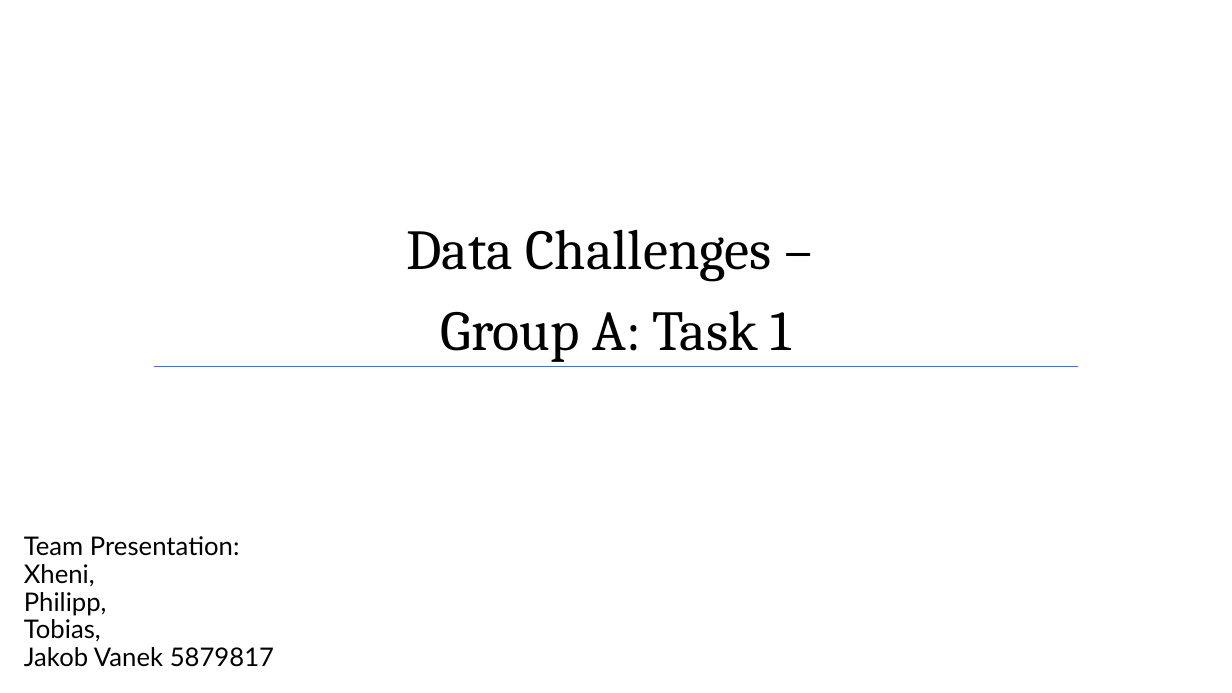
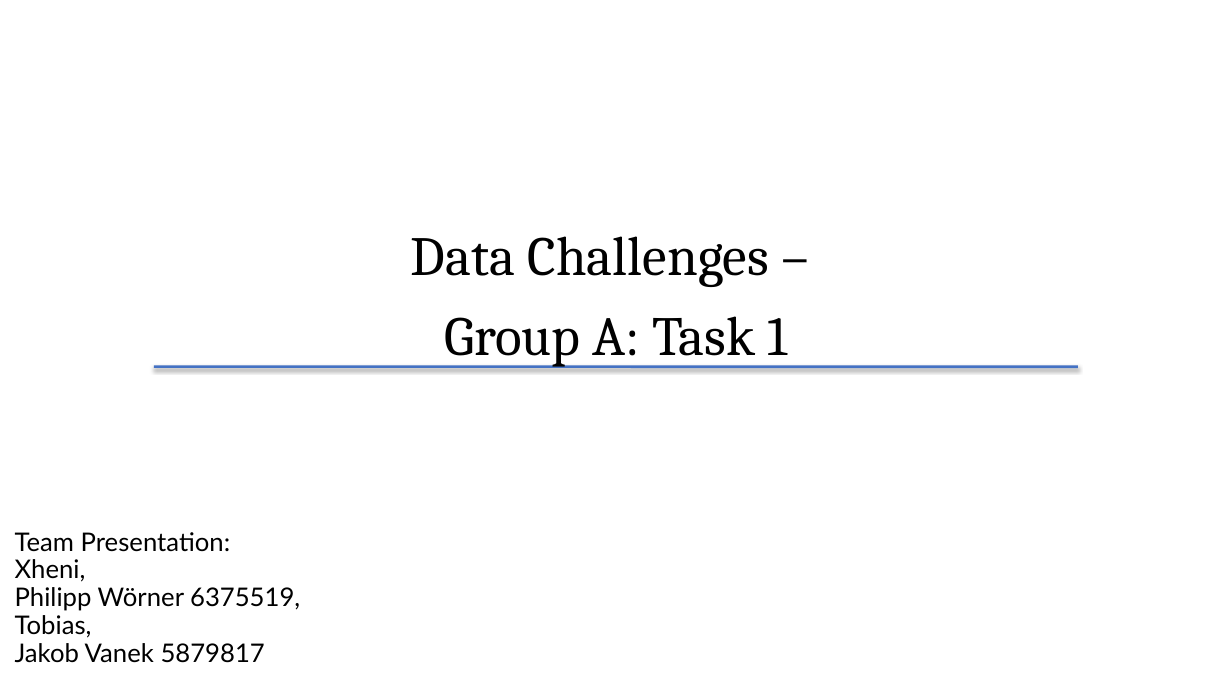
Before and after one commit to Data-Challenge-Team-8/data_challenge_team_8, a slide deck: slide 1 of presentation_task1/presentation_1_data_challenges_v01.pptx. Drawn at 1232x693 pixels with LibreOffice and Linux fonts; fonts in the diff are those of the drawing; background and template pictures are left out. Boxes give left, top, right and bottom in pixels: in the first picture for what was removed or moved away, otherwise in the second. Text is boxed around its words. In the diff, an @@ line names an element or a change of style, - is before the commit and + after.

```diff
--- a/presentation_task1/presentation_1_data_challenges_v01.pptx
+++ b/presentation_task1/presentation_1_data_challenges_v01.pptx
@@ title "Data Challenges – Group A: ..." at (411, 236, 787, 367): size 44 to 43.1 pt @@
@@ line (154, 367) - (1079, 367): stroke #4472C4 1 pt to #4472C4 2 pt @@
@@ subtitle at (15, 532, 300, 663): text changed @@
-Team Presentation:
-Xheni,
-Philipp,
-Tobias,
-Jakob Vanek 5879817
+Team Presentation:
+Xheni,
+Philipp Wörner 6375519,
+Tobias,
+Jakob Vanek 5879817
```
Also in this commit, not shown: 7 other slides changed.
